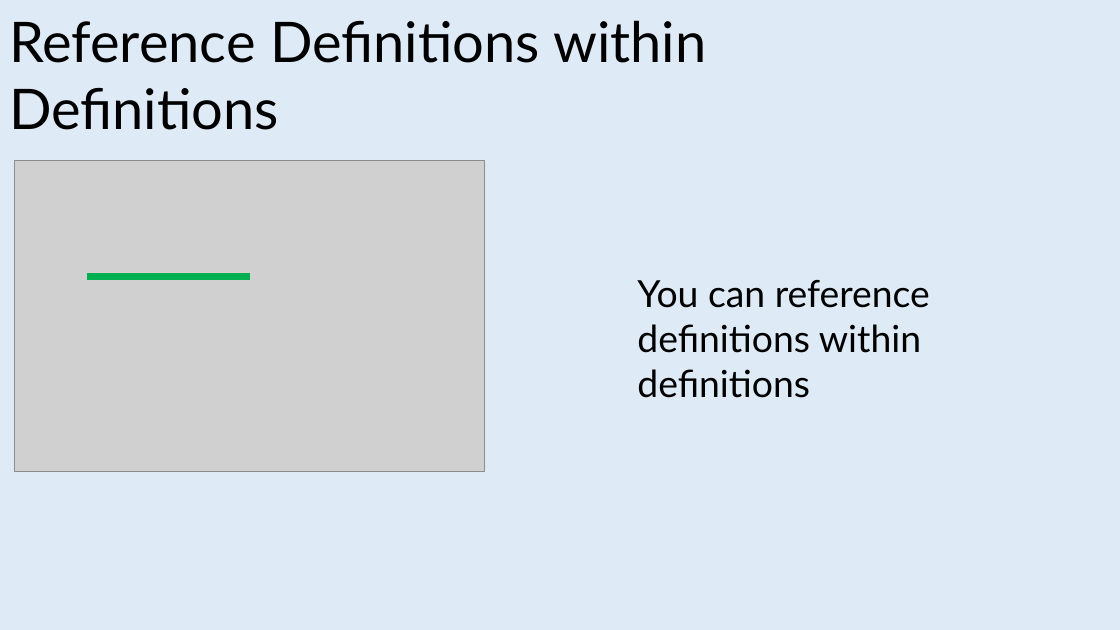
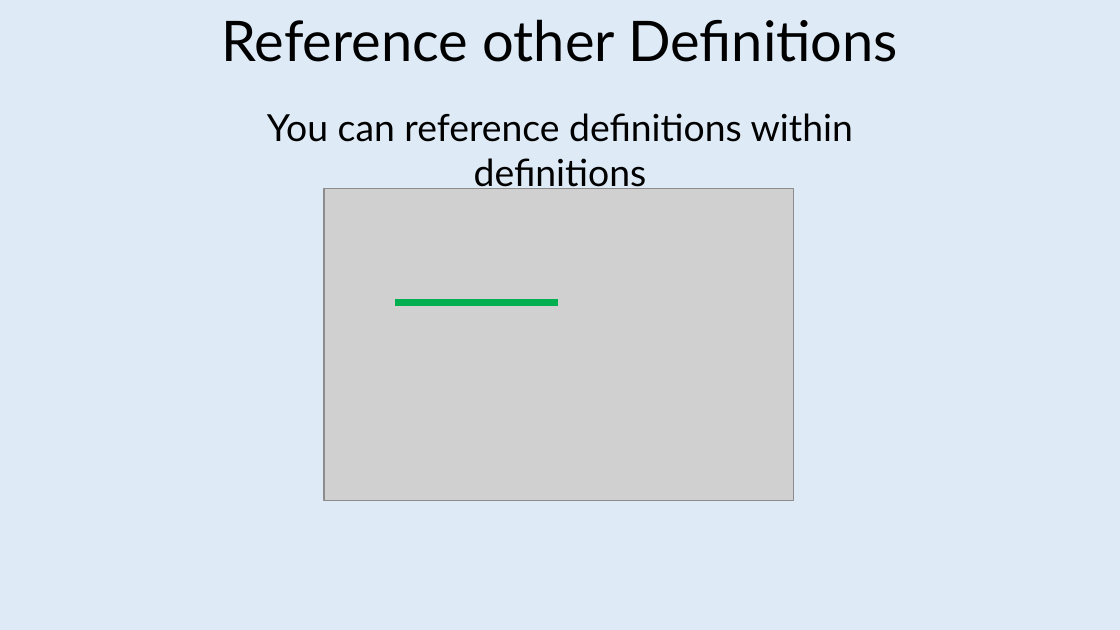
Before and after one commit to jeromerg/NCase, a slide deck: slide 27 of src/Documentation/Slides/Slides.pptx (slide 21 before the commit). Drawn at 1120x630 pixels with LibreOffice and Linux fonts; fonts in the diff are those of the drawing; grey boxes stand for pictures. Boxes give left, top, right and bottom in pixels: in the first picture for what was removed or moved away, otherwise in the second. Text is boxed around its words. In the diff, an @@ line names an element or a change of style, - is before the commit and + after.

```diff
--- a/src/Documentation/Slides/Slides.pptx
+++ b/src/Documentation/Slides/Slides.pptx
@@ text at [222,19,898,62]: text changed @@
-Reference Definitions within Definitions
+Reference other Definitions
@@ text "You can reference definitions within ...": place and size @@
-text "You can reference definitions within ..." at [637,280,930,398]
+text "You can reference definitions within ..." at [267,113,853,189]
@@ text "You can reference definitions within ..." at [267,113,853,189]: alignment left to centre @@
@@ picture: place and size @@
-picture at [15,160,484,472]
+picture at [324,189,793,501]
@@ line moved from (87, 277) - (250, 277) to (395, 302) - (558, 302) @@
```
Also in this commit, not shown: 11 other slides changed, 9 slides added, 2 slides removed.
